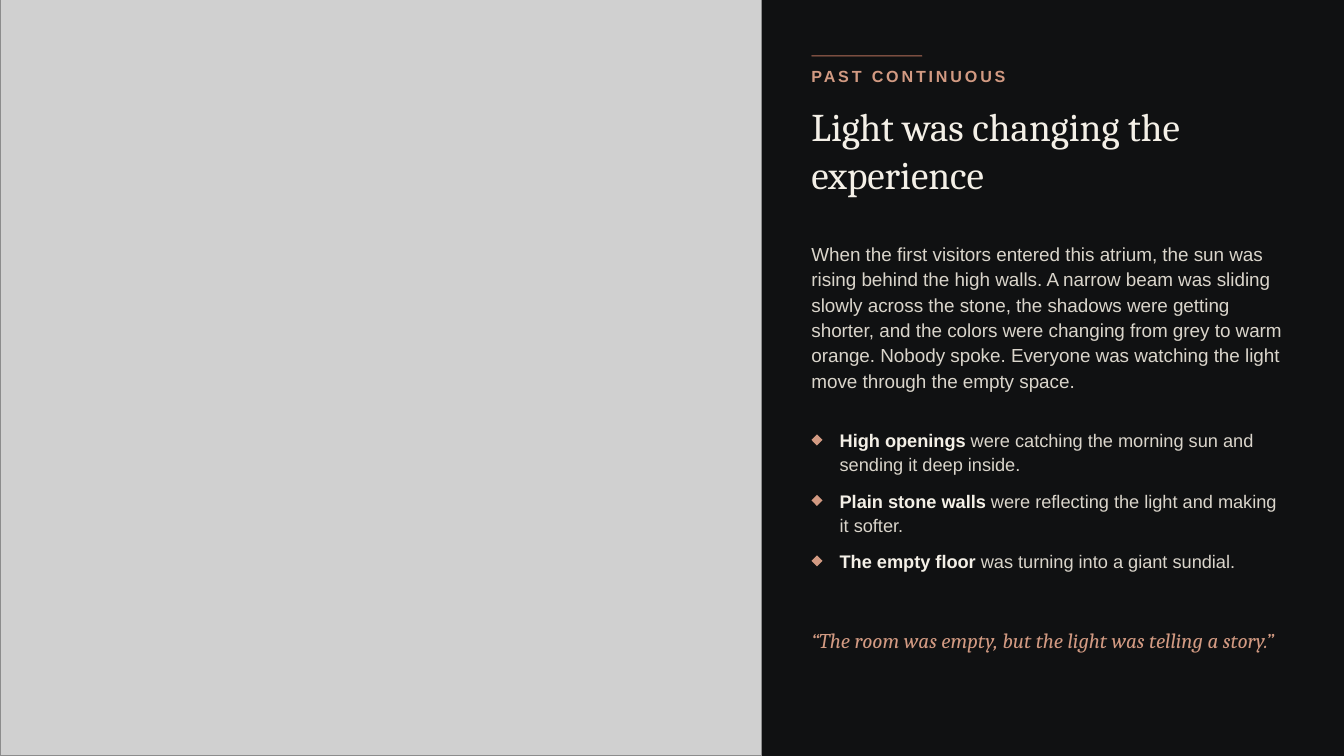
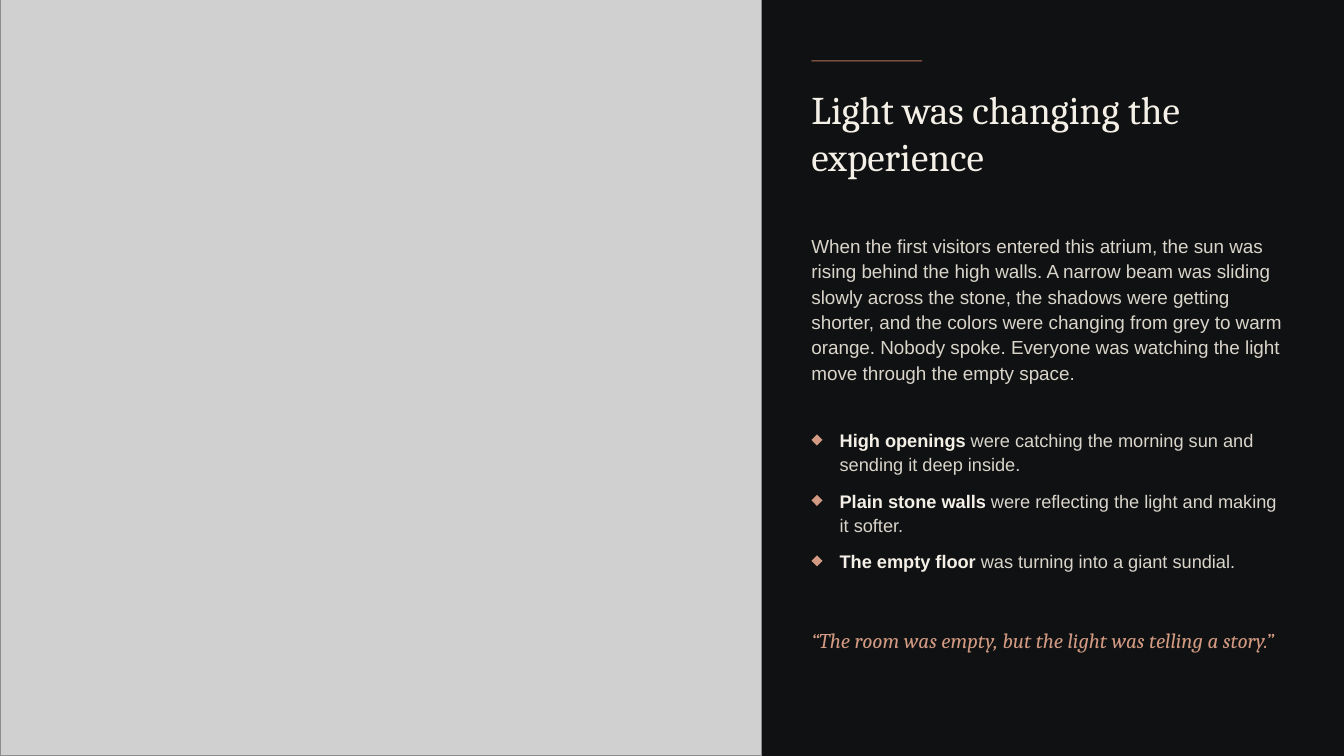
Before and after one commit to s2512013660-art/Akli, a slide deck: slide 5 of presentation-kit/empty-space-topic/The-Architecture-of-Empty-Space_Animated.pptx. Drawn at 1344x756 pixels with LibreOffice and Linux fonts; fonts in the diff are those of the drawing; grey boxes stand for pictures; background and template pictures are left out. Boxes give left, top, right and bottom in pixels: in the first picture for what was removed or moved away, otherwise in the second. Text is boxed around its words. In the diff, an @@ line names an element or a change of style, - is before the commit and + after.

```diff
--- a/presentation-kit/empty-space-topic/The-Architecture-of-Empty-Space_Animated.pptx
+++ b/presentation-kit/empty-space-topic/The-Architecture-of-Empty-Space_Animated.pptx
@@ text "Light was changing the experience": place and size @@
-text "Light was changing the experience" at [811,113,1180,198]
+text "Light was changing the experience" at [811,96,1180,180]
@@ rounded rectangle: place and size @@
-rounded rectangle at [812,55,923,56]
+rounded rectangle at [812,60,923,62]
@@ text removed at [812,67,1286,93] @@
-PAST CONTINUOUS
@@ text "When the first visitors entered ...": place and size @@
-text "When the first visitors entered ..." at [811,247,1282,392]
+text "When the first visitors entered ..." at [811,239,1282,384]
```
Also in this commit, not shown: 8 other slides changed, 2 other files.
